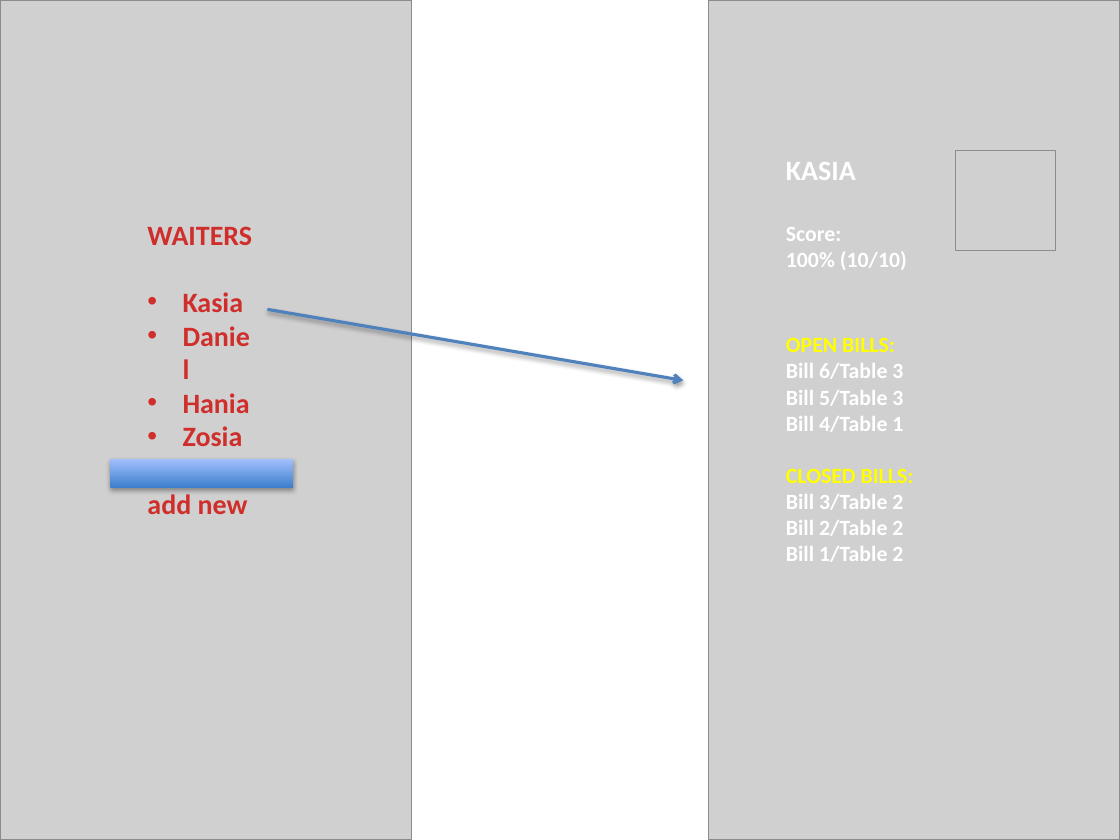
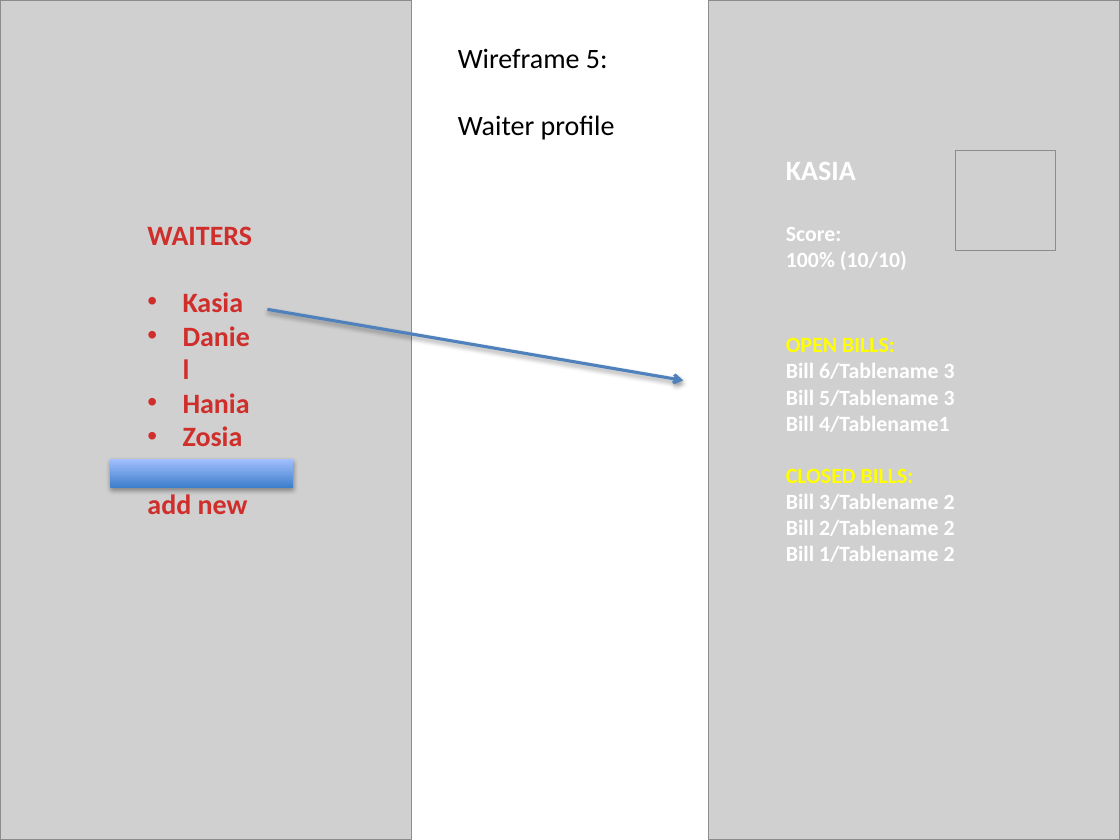
Before and after one commit to orbitka/RESTaurantApp, a slide deck: slide 9 of ERD+wireframes.pptx. Drawn at 1120x840 pixels with LibreOffice and Linux fonts; fonts in the diff are those of the drawing; grey boxes stand for pictures. Boxes give left, top, right and bottom in pixels: in the first picture for what was removed or moved away, otherwise in the second. Text is boxed around its words. In the diff, an @@ line names an element or a change of style, - is before the commit and + after.

```diff
--- a/ERD+wireframes.pptx
+++ b/ERD+wireframes.pptx
@@ text added at bbox=[458, 48, 615, 140], 18 pt, text #000000 @@
+Wireframe 5:
+Waiter profile
@@ text at bbox=[786, 363, 955, 432]: text changed @@
-Bill 6/Table 3
-Bill 5/Table 3
-Bill 4/Table 1
+Bill 6/Tablename 3
+Bill 5/Tablename 3
+Bill 4/Tablename1
@@ text at bbox=[786, 494, 955, 562]: text changed @@
-Bill 3/Table 2
-Bill 2/Table 2
-Bill 1/Table 2
+Bill 3/Tablename 2
+Bill 2/Tablename 2
+Bill 1/Tablename 2
```
Also in this commit, not shown: 8 other slides changed, 59 other files.
